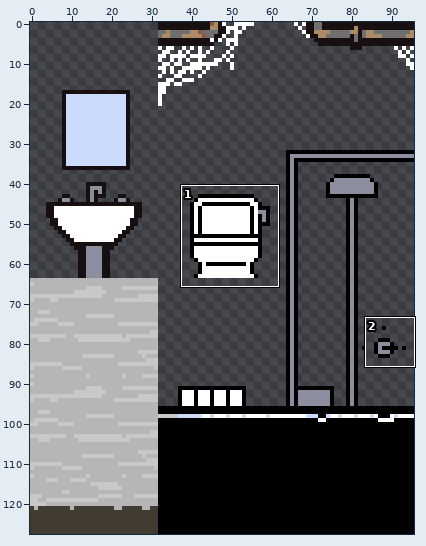
Sprite sheet, stored at Assets/Game/Sprites/Tiles/Pre-Flash/Bathroom_Stuff.png. Above: a wide view before the commit, with the close-up outlined.
Close-up. Before:
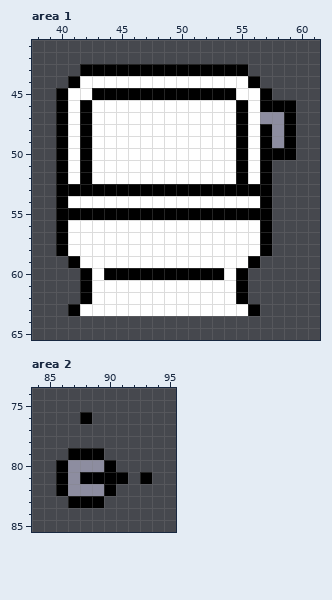
The file is 96x128 pixels. Shown: area 1: x 38..61, y 41..65; area 2: x 84..95, y 74..85. The commit also changed other parts of the picture, which this record leaves out.
The same view after the edit:
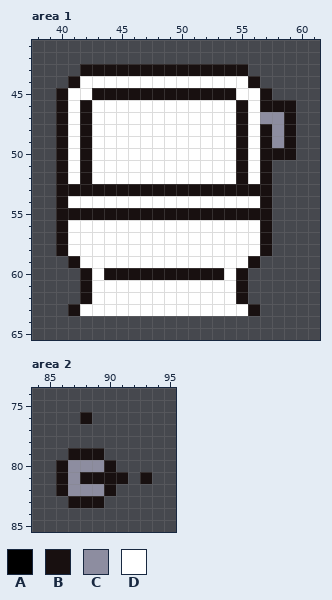
Palette (. is transparent): A #000000  B #181010  C #8d8da0  D #ffffff
The exact change:
Area 1:
The edit turns colour A into colour B in row 43 at x 42 to 55; in row 44 at x 41 and 56; in row 45 at x 40, 43 to 54 and 57; in row 46 at x 40, 42, 55 and 57 to 59; in row 47 at x 40, 42, 55 and 59; in rows 48 to 49 at x 40, 42, 55, 57 and 59.
The edit turns colour A into colour B in row 50 at x 40, 42, 55 and 57 to 59; in rows 51 to 52 at x 40, 42, 55 and 57; in row 53 at x 40 to 57; in row 54 at x 40 and 57; in row 55 at x 40 to 57; in rows 56 to 58 at x 40 and 57.
The edit turns colour A into colour B in row 59 at x 41 and 56; in row 60 at x 42, 44 to 53 and 55; in rows 61 to 62 at x 42 and 55; in row 63 at x 41 and 56.
Area 2:
The edit turns colour A into colour B in row 76 at x 88; in row 79 at x 87 to 89; in row 80 at x 86 and 90; in row 81 at x 86, 88 to 91 and 93; in row 82 at x 86 and 90; in row 83 at x 87 to 89.
Changed places in both close-ups, as pixel boxes (x1, y1, x2, y2):
changed: (56, 64, 296, 316)
changed: (56, 412, 152, 508)
